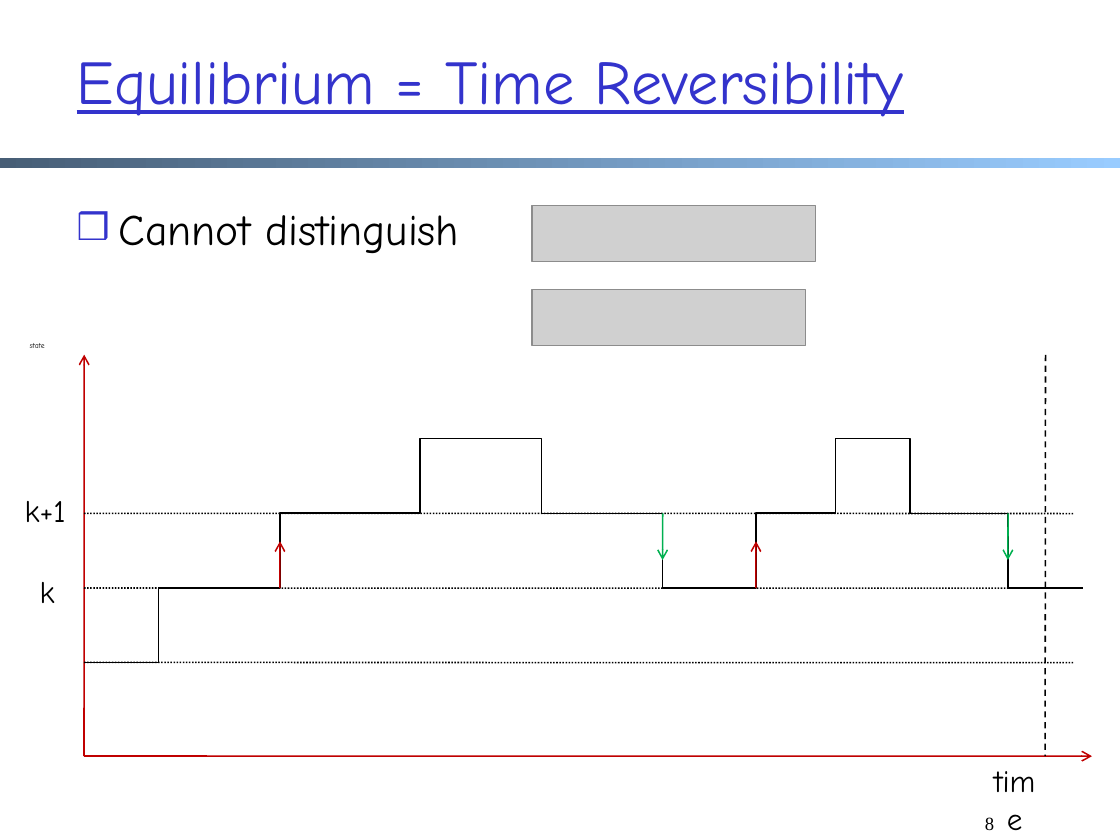
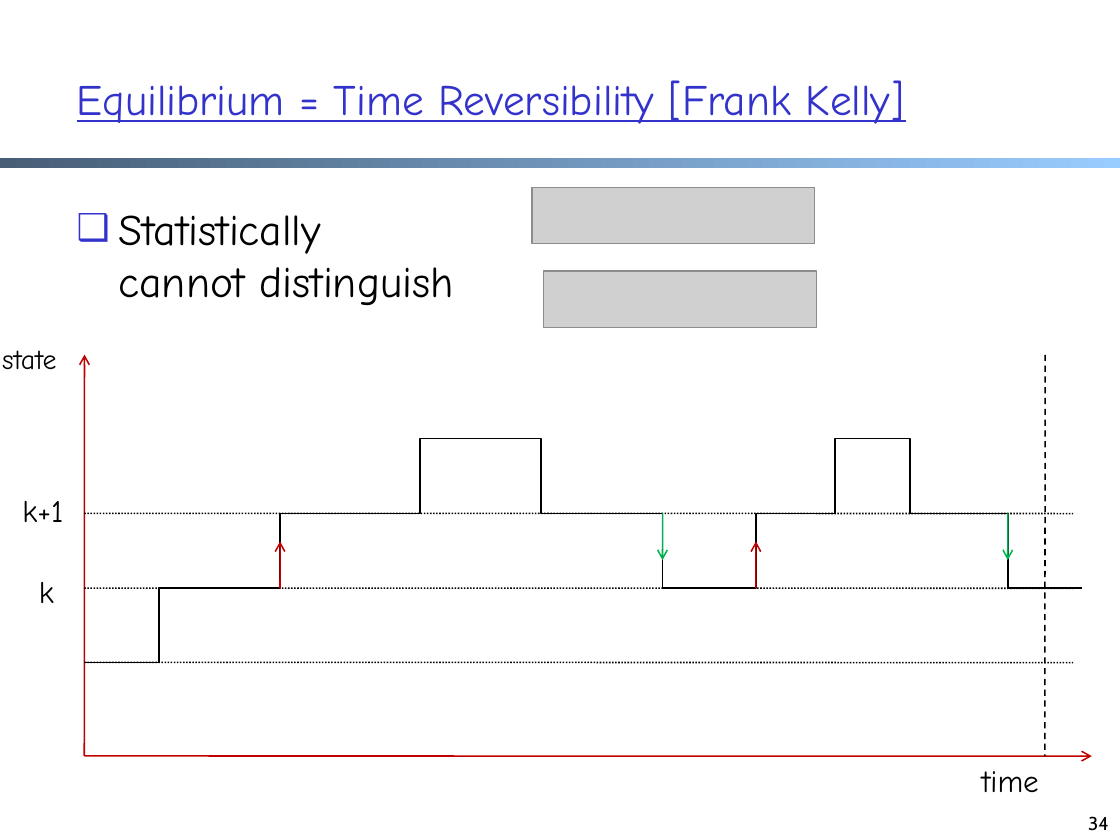
Before and after one commit to xiangq27/xiangq27.github.io, a slide deck: slide 34 of courses/cnns-xmuf21/files/lectures/architecture.pptx (slide 8 before the commit). Drawn at 1120x840 pixels with LibreOffice and Linux fonts; fonts in the diff are those of the drawing; grey boxes stand for pictures. Boxes give left, top, right and bottom in pixels: in the first picture for what was removed or moved away, otherwise in the second. Text is boxed around its words. In the diff, an @@ line names an element or a change of style, - is before the commit and + after.

```diff
--- a/courses/cnns-xmuf21/files/lectures/architecture.pptx
+++ b/courses/cnns-xmuf21/files/lectures/architecture.pptx
@@ title at bbox=[77, 80, 904, 124]: text changed; size 40 to 27.9 pt @@
-Equilibrium = Time Reversibility
+Equilibrium = Time Reversibility [Frank Kelly]
@@ picture: place and size @@
-picture at bbox=[532, 205, 815, 262]
+picture at bbox=[532, 187, 814, 243]
@@ text at bbox=[119, 215, 454, 306]: text changed @@
-❒ Cannot distinguish
+❑ Statistically
+  cannot distinguish
@@ picture removed at bbox=[532, 289, 805, 346] @@
@@ picture added at bbox=[543, 271, 816, 327] @@
@@ text "state": place and size @@
-text "state" at bbox=[30, 343, 45, 348]
+text "state" at bbox=[2, 350, 56, 370]
@@ text "state" at bbox=[2, 350, 56, 370]: size 5 to 18 pt; alignment centre to left @@
@@ text "k+1" at bbox=[22, 501, 63, 522]: alignment centre to left @@
@@ text "time" at bbox=[982, 771, 1039, 792]: alignment centre to left @@
@@ page number at bbox=[1088, 816, 1109, 831]: text changed; font Times New Roman to Cabin @@
-8
+34
```
Also in this commit, not shown: 34 other slides changed, 28 slides added, 4 other files.
